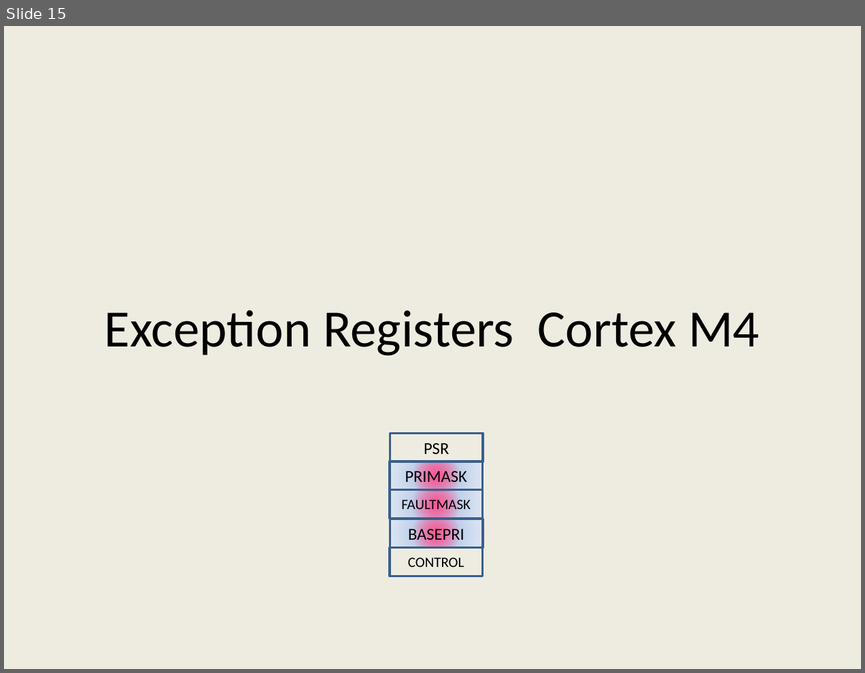
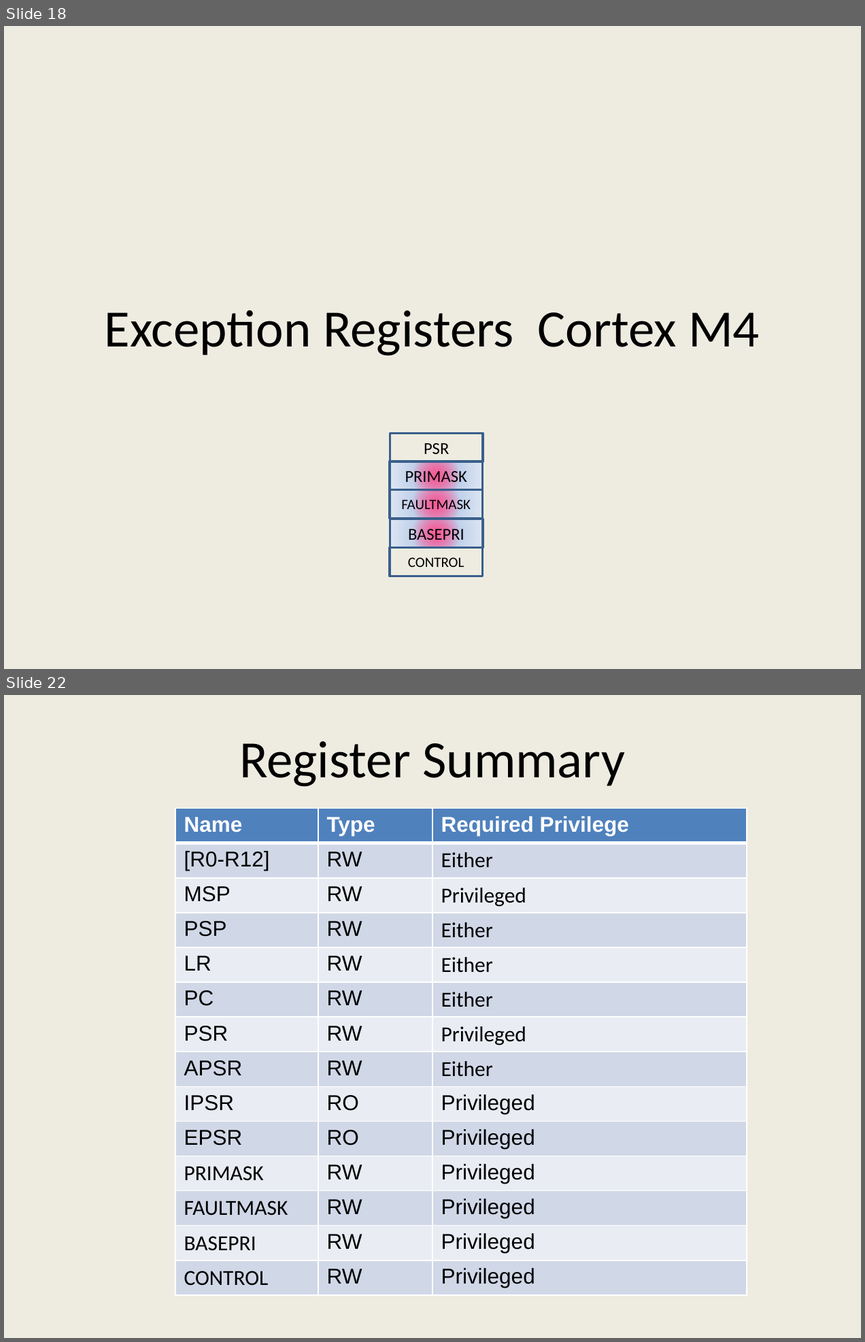
Before and after one commit to girishsukukumar/ARM-Architecture, a slide deck: Module-4.pptx. Shown one above the other, each under a label of ours: slide 15 before the commit, slides 18 and 22 after it; the slides between them are not shown. The pictures are 865x673 and 865x1342 pixels, drawn with LibreOffice and Linux fonts; fonts in the diff are those of the drawing. Boxes give left, top, right and bottom in pixels: in the first picture for what was removed or moved away, otherwise in the second. Text is boxed around its words. In the diff, an @@ line names an element or a change of style, - is before the commit and + after.

```diff
--- a/Module-4.pptx
+++ b/Module-4.pptx
@@ slide 22 added at [4, 695, 861, 1338], background #EEECE1 @@
@@ text added at [239, 741, 624, 787], 44 pt, text #000000 @@
+Register Summary
@@ table added at [175, 808, 747, 1295], 14 rows, 3 columns @@
+Name | Type | Required Privilege
+[R0-R12] | RW | Either
+MSP | RW | Privileged
+PSP | RW | Either
+LR | RW | Either
+PC | RW | Either
+PSR | RW | Privileged
+APSR | RW | Either
+IPSR | RO | Privileged
+EPSR | RO | Privileged
+PRIMASK | RW | Privileged
+FAULTMASK | RW | Privileged
+BASEPRI | RW | Privileged
+CONTROL | RW | Privileged
@@ what was slide 15 is now slide 18 @@
```
Also in this commit, not shown: 6 slides changed, 7 other slides added, 25 slides removed.
